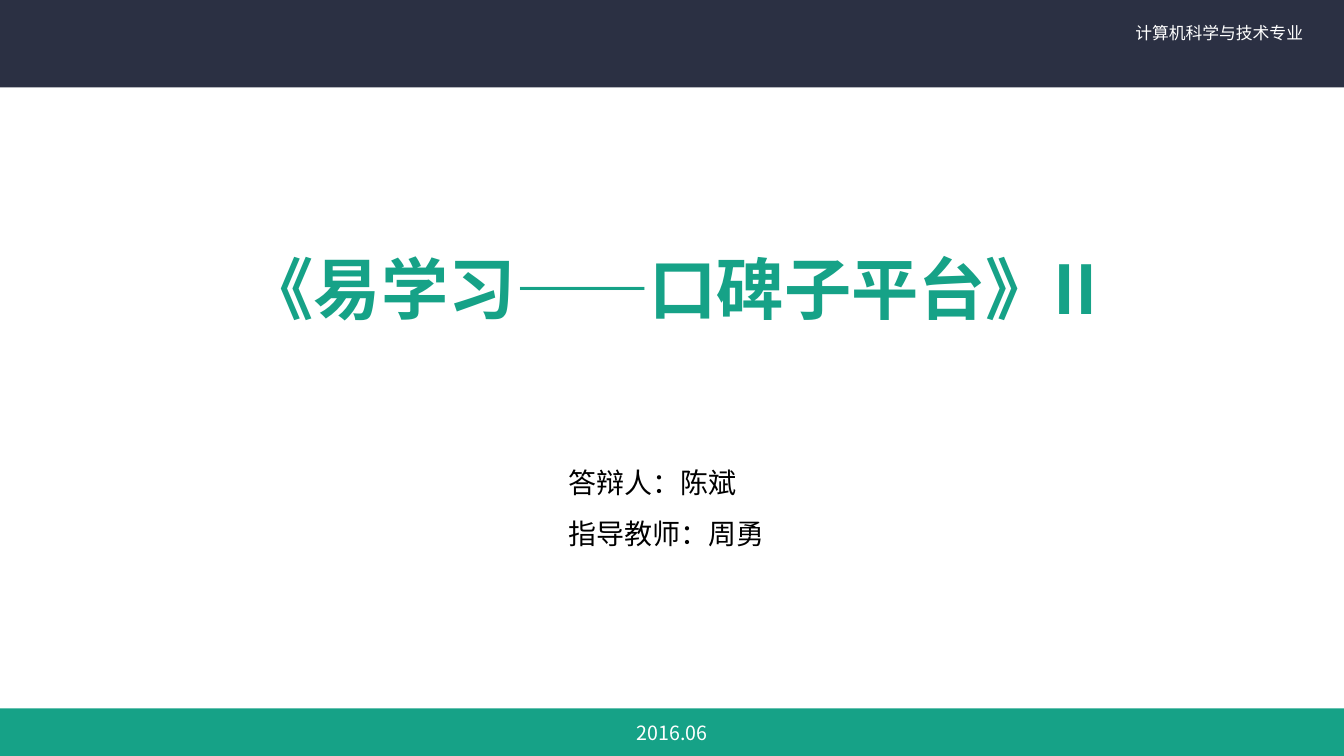
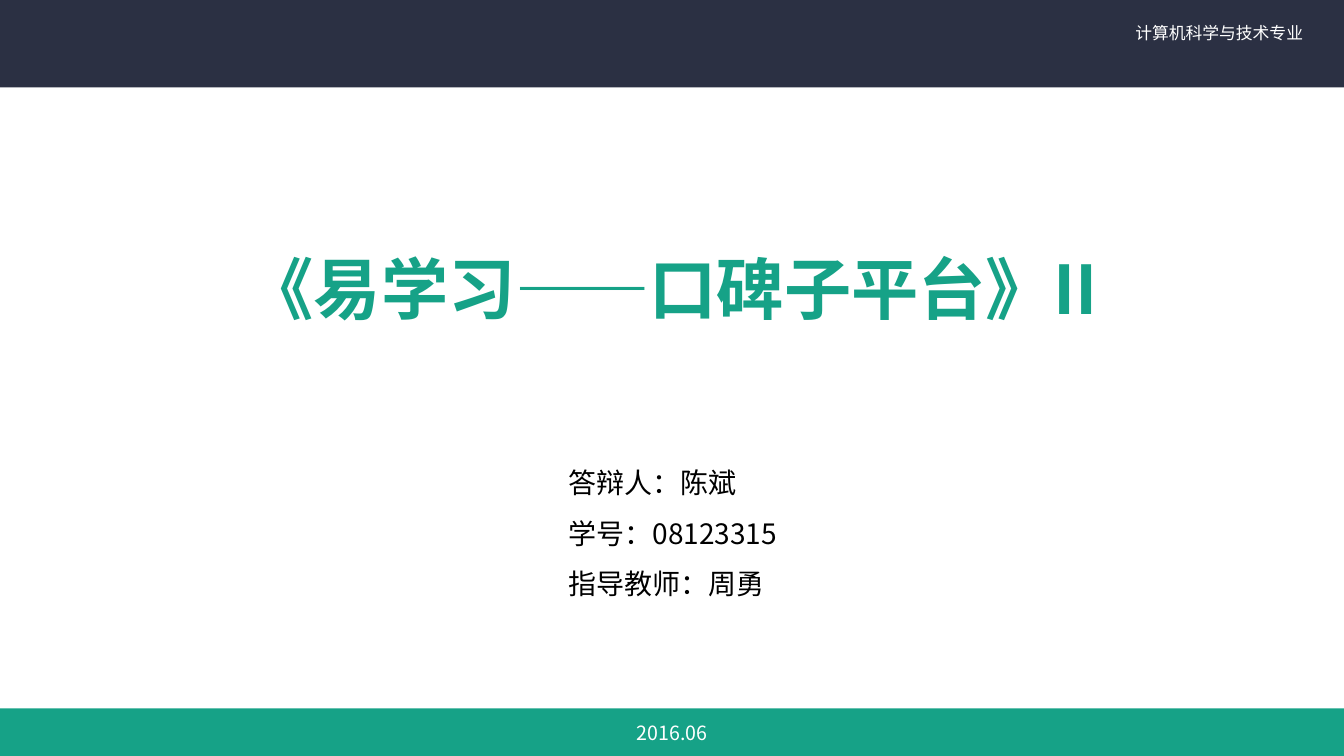
Before and after one commit to Keeplingshi/GraduationDesign, a slide deck: slide 1 of 陈斌 毕业设计.pptx. Drawn at 1344x756 pixels with LibreOffice and Linux fonts; fonts in the diff are those of the drawing; background and template pictures are left out. Boxes give left, top, right and bottom in pixels: in the first picture for what was removed or moved away, otherwise in the second. Text is boxed around its words. In the diff, an @@ line names an element or a change of style, - is before the commit and + after.

```diff
--- a/陈斌 毕业设计.pptx
+++ b/陈斌 毕业设计.pptx
@@ text at (568,520,777,547): paragraph added @@
+    学号：08123315
```
Also in this commit, not shown: 5 other slides changed, 1 slide added, 5 other files.
